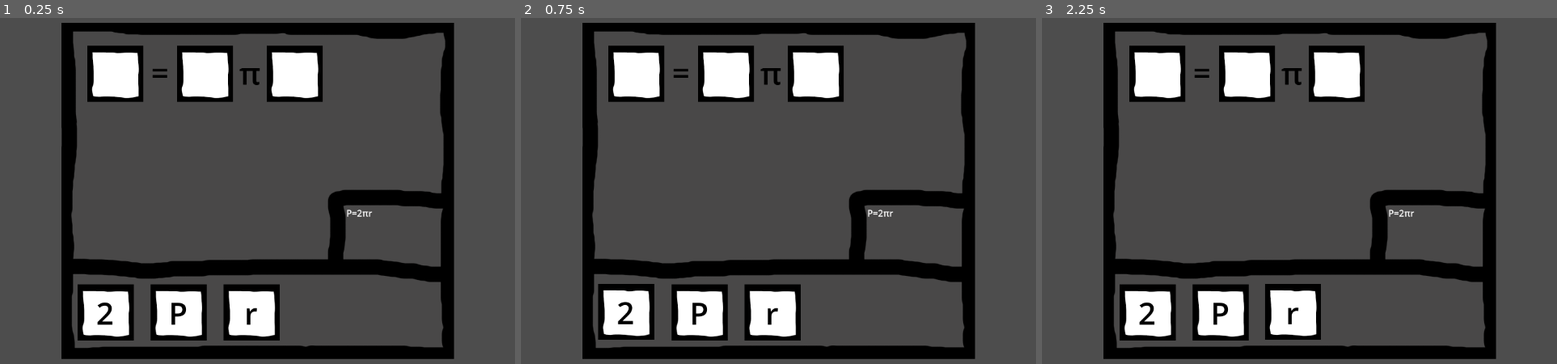
Above: before the commit, frames 1-3 (left to right).
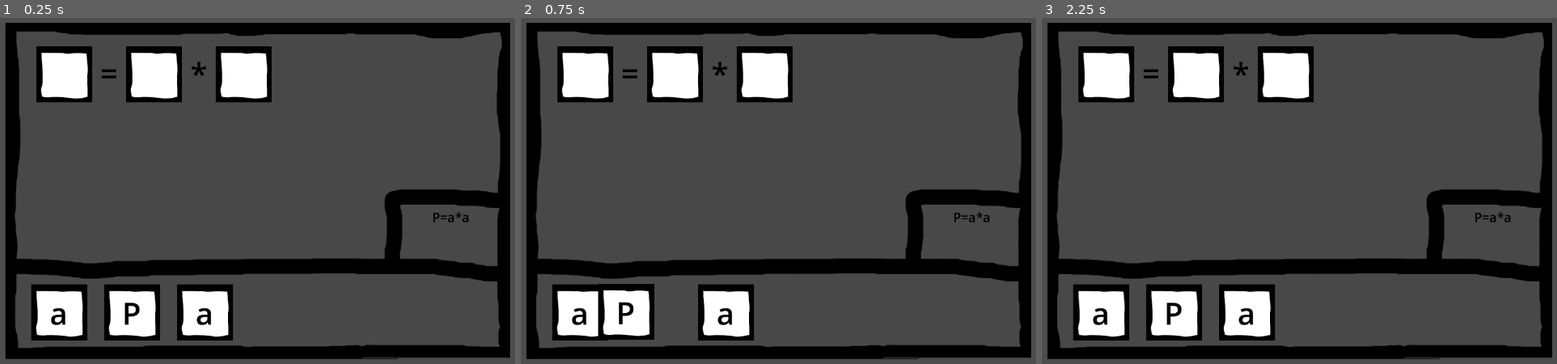
Above: after the commit, the same moments.

Repository: igorzasty2/wzimongus
Game: Godot game, scene res://scenes/mingames/fill_formulas/fill_formulas.tscn
Same seed, same stepped clock (60 frames per second), same inputs: the game is played once before the commit and once after it. This scene is started directly instead of the project's main scene.
Inputs (mouse positions are in pixels of both pictures, inside the frame that each line leads up to):
- Up to frame 1 (0.25 s): no input
- Up to frame 2 (0.75 s): tap Enter at 0.5 s; move the mouse to (624, 312) at 0.52 s; hold Right (ui_right) from 0.53 s (still down); click (624, 312) at 0.67 s
- Up to frame 3 (2.25 s): tap Space at 1.25 s; move the mouse to (1222, 312) at 1.27 s; release Right (ui_right) at 1.28 s; hold Down (ui_down) 1.28-2.03 s; click (1222, 312) at 1.42 s; tap Enter at 2 s; move the mouse to (1294, 312) at 2.02 s; hold Right (ui_right) from 2.03 s (still down); click (1294, 312) at 2.17 s

The runs differ from the first frame. In frame 1, 28% of the frame differs, in the area x 1-100%, y 1-99%; in frame 2, 26%; in frame 3, 28%.

Commit message:
A little additional dev
-Optimized (primitive) graphics for longer formulas
-Changed the randomization to work for longer formulas
-Added additional information about finishing the minigame

Diff:
--- a/scenes/mingames/fill_formulas/fill_formulas.gd
+++ b/scenes/mingames/fill_formulas/fill_formulas.gd
@@ -1,6 +1,6 @@
 extends Node2D
 
-const formulas = {0: "F=m*v", 1: "v=s/t", 2:"a=v/t", 3:"P=a*a", 4:"P=a*h", 5:"P=2πr"}
+const formulas = {0: "F=m*v", 1: "v=s/t", 2:"a=v/t", 3:"P=a*a", 4:"P=a*h", 5:"P=2πr", 6:"P=a*h/2"}
 var innertext:RichTextLabel
 var letters = []
 var isMoving = false
@@ -9,11 +9,18 @@
 var generated = []
 var times_generated = 0
 var point = 0
+var wanted_points = 0
+var finished = false
+@export
+var how_many_formulas = 3
+@export
+var white_gui = false
 
 # Called when the node enters the scene tree for the first time.
 func _ready():
 	random_generate()
-
+	if(white_gui):
+		$MinigameGui.texture = preload("res://scenes/mingames/fill_formulas/assets/guiElements/minigameGui2.png")
 
 # Called every frame. 'delta' is the elapsed time since the previous frame.
 func _process(delta):
@@ -30,29 +37,32 @@
 					point += 1
 			else: if !Input.is_mouse_button_pressed(MOUSE_BUTTON_LEFT) && l.placed != true:
 				l.return_to_orig_pos()
-	if((point == 3 || point == 6) && point/3 == times_generated):
+	if(point == wanted_points && times_generated != how_many_formulas):
+		wanted_points = 0
+		point = 0
 		random_generate()
-	if(point == 9):
-		$finish.visible = true
-		for l in get_children():
-			if(l.name != "finish"):
-				l.queue_free()
+	if(point == wanted_points && times_generated == how_many_formulas):
+		if(finished == false):
+			finish_game()
+			finished = true
 
 func _generate_letters(formula:String):
-	var r = ["024", "204", "240", "042", "402", "420"]
-	var c = randi_range(0,5)
-	c = r[c]
-	for i in range(3):
+	var r = ceil(formula.length()/2.0)
+	var sequence = []
+	while sequence.size() < r:
+		var rand = randi_range(0, r-1) * 2
+		if !sequence.has(rand):
+			sequence.append(rand)
+	for i in range(sequence.size()):
 		var letter = preload("res://scenes/mingames/fill_formulas/assets/subscenes/letter.tscn").instantiate()
 		var shift = Vector2(130, 0)
 		letter.position = $firstLetter.position + i * shift
 		innertext = letter.get_node("./LetterInBox")
 		innertext.text = "[center][font_size={55}][color=black]"
-		innertext.text += formula[int(c[i])] + "[/color][/font_size][/center]"
+		innertext.text += formula[int(sequence[i])] + "[/color][/font_size][/center]"
 		letter.original_position = letter.position
-		letter.id = formula[int(c[i])]
+		letter.id = formula[int(sequence[i])]
 		add_child(letter)
-	$Hint.text += formula + "\n"
 
 func _generate_formula(formula:String):
 	var x_shift = Vector2(80, 0)
@@ -64,6 +74,7 @@
 			space.wanted_letter = formula[i]
 			add_child(space)
 			space._set_area()
+			wanted_points += 1
 		else:
 			var text:RichTextLabel = RichTextLabel.new()
 			text.position = ($startOfFormula.position - Vector2(40, 40)) + x_shift * i + y_shift * times_generated
@@ -71,6 +82,7 @@
 			text.bbcode_enabled = true
 			text.text = "[center][font_size={55}][color=black]" + formula[i] + "[/color][/font_size][/center]"
 			add_child(text)
+	$Hint.text += "[center][font_size={23}][color=black]" + formula + "[/color][/font_size][/center]\n"
 
 func _get_letters():
 	var children = []
@@ -96,3 +108,13 @@
 		_generate_letters(formulas[r])
 		generated.append(formulas[r])
 		times_generated += 1
+
+func finish_game():
+	$Hint.text = "[center][font_size={70}][color=green]√[/color][/font_size][/center]"
+	$FinishTimer.start()
+
+func _on_finish_timer_timeout():
+	$finish.visible = true
+	for l in get_children():
+		if(l.name != "finish"):
+			l.queue_free()
--- a/scenes/mingames/fill_formulas/fill_formulas.tscn
+++ b/scenes/mingames/fill_formulas/fill_formulas.tscn
@@ -12,19 +12,25 @@
 texture = ExtResource("1_s1dx8")
 
 [node name="Hint" type="RichTextLabel" parent="."]
-offset_left = 720.0
-offset_top = 351.0
-offset_right = 889.0
-offset_bottom = 448.0
+offset_left = 822.0
+offset_top = 354.0
+offset_right = 991.0
+offset_bottom = 451.0
 bbcode_enabled = true
 
 [node name="firstLetter" type="Marker2D" parent="."]
-position = Vector2(291, 540)
+position = Vector2(208, 540)
 
 [node name="startOfFormula" type="Marker2D" parent="."]
-position = Vector2(308, 114)
+position = Vector2(217, 115)
 
 [node name="finish" type="Sprite2D" parent="."]
 visible = false
 position = Vector2(575, 325)
 texture = ExtResource("3_oyuu4")
+
+[node name="FinishTimer" type="Timer" parent="."]
+wait_time = 2.0
+one_shot = true
+
+[connection signal="timeout" from="FinishTimer" to="." method="_on_finish_timer_timeout"]
Binary file changed: scenes/mingames/fill_formulas/assets/guiElements/minigameGui.png
Binary file added: scenes/mingames/fill_formulas/assets/guiElements/minigameGui2.png
Not shown, added: scenes/mingames/fill_formulas/assets/guiElements/minigameGui2.png.import
